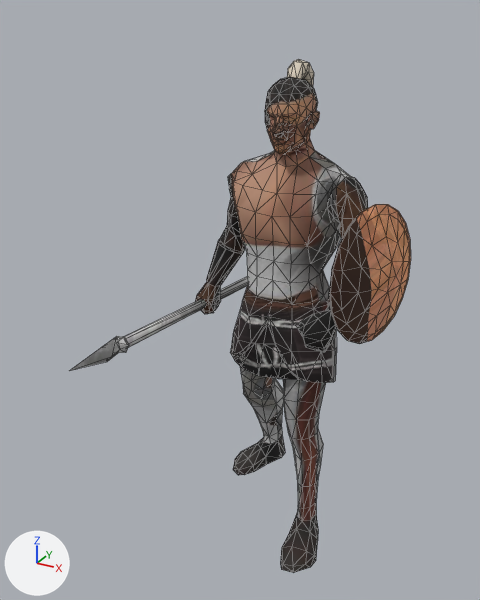
A saved change to the glTF model public/assets/unit-models/8-spearman.glb.
Both versions are drawn from a 50 mm lens placed at (1.112, -2.452, 2.256), pointed at (-0.158, -0.143, 1.101). Lighting does not change. The marker at lower left points along +X, +Y and +Z. The first picture is the older version. Mesh edges are drawn as thin lines. Vertices at exactly the same position are counted once.
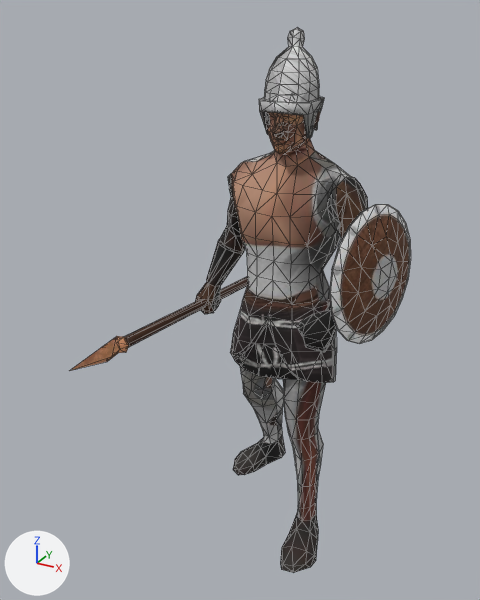
Pixel boxes [x1, y1, x2, y2] of what changed, in the pictures (480 x 600 px):
'Mesh_0', surface changed, reshaped (6% taller): before [69, 59, 411, 573]; after [69, 28, 411, 573]
part 1 of me_mesh_0, added: after [259, 28, 324, 138]
part 2 of me_mesh_0, recoloured: [69, 276, 248, 371] in both
part 3 of me_mesh_0, recoloured: [329, 204, 411, 344] in both

What the commit changed:
Picture 'Image_3' (img_image_3) is new.
In material 'Material_1' (mat_material_1), base_color is no longer (0.72, 0.64, 0.52), pale yellow #ddd1bf.
In material 'Material_1' (mat_material_1), texture is now set to img_image_1.
In material 'Material_1' (mat_material_1), roughness goes from 0.9 to 0.85.
In material 'Material_2' (mat_material_2), texture is no longer img_image_1.
In material 'Material_2' (mat_material_2), base_color is now set to (0.72, 0.64, 0.52), pale yellow #ddd1bf.
In material 'Material_2' (mat_material_2), roughness goes from 0.85 to 0.9.
Material 'Material_4' (mat_material_4) is new.
Its texture is img_image_3.
Its metallic is 0.05.
Its roughness is 0.85.
me_mesh_0 is used by ob_mesh_0; location (0.0, 0.0, 0.0).
me_mesh_0 had 873 vertices, 1727 faces and spanned x -0.5..0.51, y -0.94..0.83, z 0.0..2.07.
me_mesh_0 now has 1019 vertices, 1993 faces and spans x -0.5..0.51, y -0.94..0.83, z 0.0..2.19.
me_mesh_0 part 1: a new loose piece of 146 vertices spanning x -0.12..0.12, y -0.17..0.12, z 1.79..2.19, in mat_material_1 (picture img_image_1).
me_mesh_0 part 2: 56 faces spanning x -0.46..-0.37, y -0.94..0.83, z 0.87..1.12 switch from mat_material_2 (picture img_image_1) to mat_material_3 (picture img_image_2).
me_mesh_0 part 3: 150 faces spanning x 0.35..0.51, y -0.43..0.09, z 1.07..1.61 switch from mat_material_3 (picture img_image_2) to mat_material_4 (picture img_image_3).
